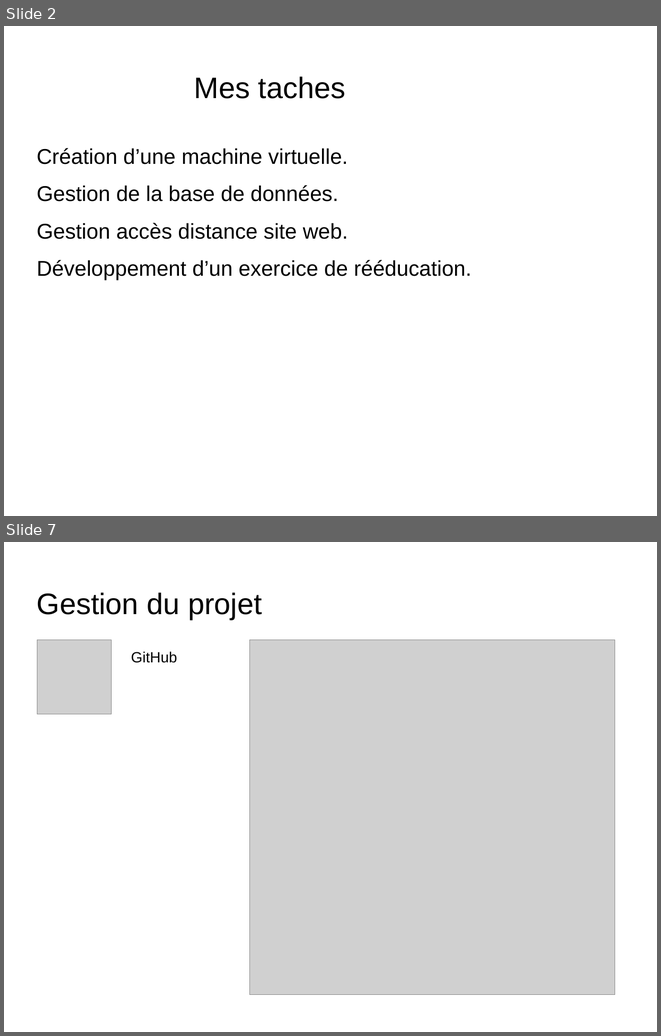
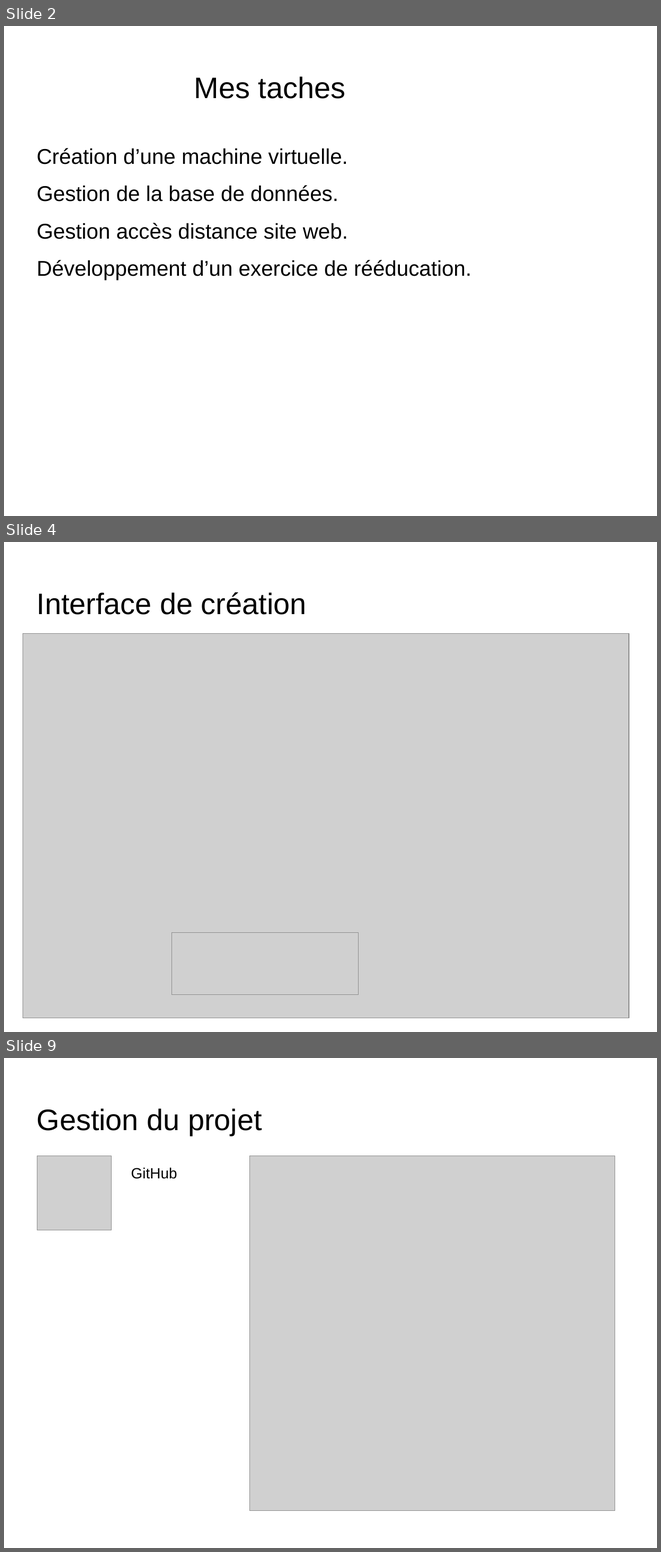
Before and after one commit to ClementM0512/Projet_Ortho, a slide deck: diapo karl Bourgault.odp. Shown one above the other, each under a label of ours: slides 2 and 7 before the commit, slides 2, 4 and 9 after it; the slides between them are not shown. The pictures are 661x1036 and 661x1552 pixels, drawn with LibreOffice and Linux fonts; fonts in the diff are those of the drawing; grey boxes stand for pictures; background and template pictures are left out. Boxes give left, top, right and bottom in pixels: in the first picture for what was removed or moved away, otherwise in the second. Text is boxed around its words. In the diff, an @@ line names an element or a change of style, - is before the commit and + after.

```diff
--- a/diapo karl Bourgault.odp
+++ b/diapo karl Bourgault.odp
@@ slide 4 added at (x1=4, y1=542, x2=657, y2=1032), background picture (left out) @@
@@ title added at (x1=37, y1=592, x2=307, y2=615), 36 pt, text #000000 @@
+Interface de création
@@ picture added at (x1=23, y1=633, x2=629, y2=1018) @@
@@ picture added at (x1=171, y1=933, x2=359, y2=995) @@
@@ what was slide 7 is now slide 9 @@
```
Also in this commit, not shown: 2 slides changed, 5 other slides added, 5 slides removed.
